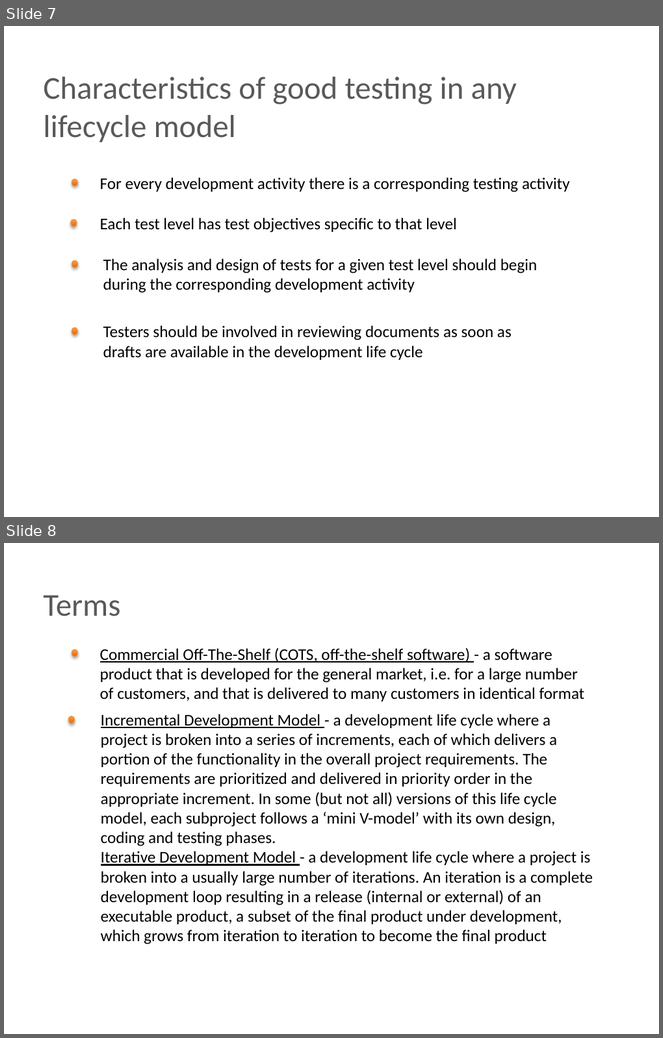
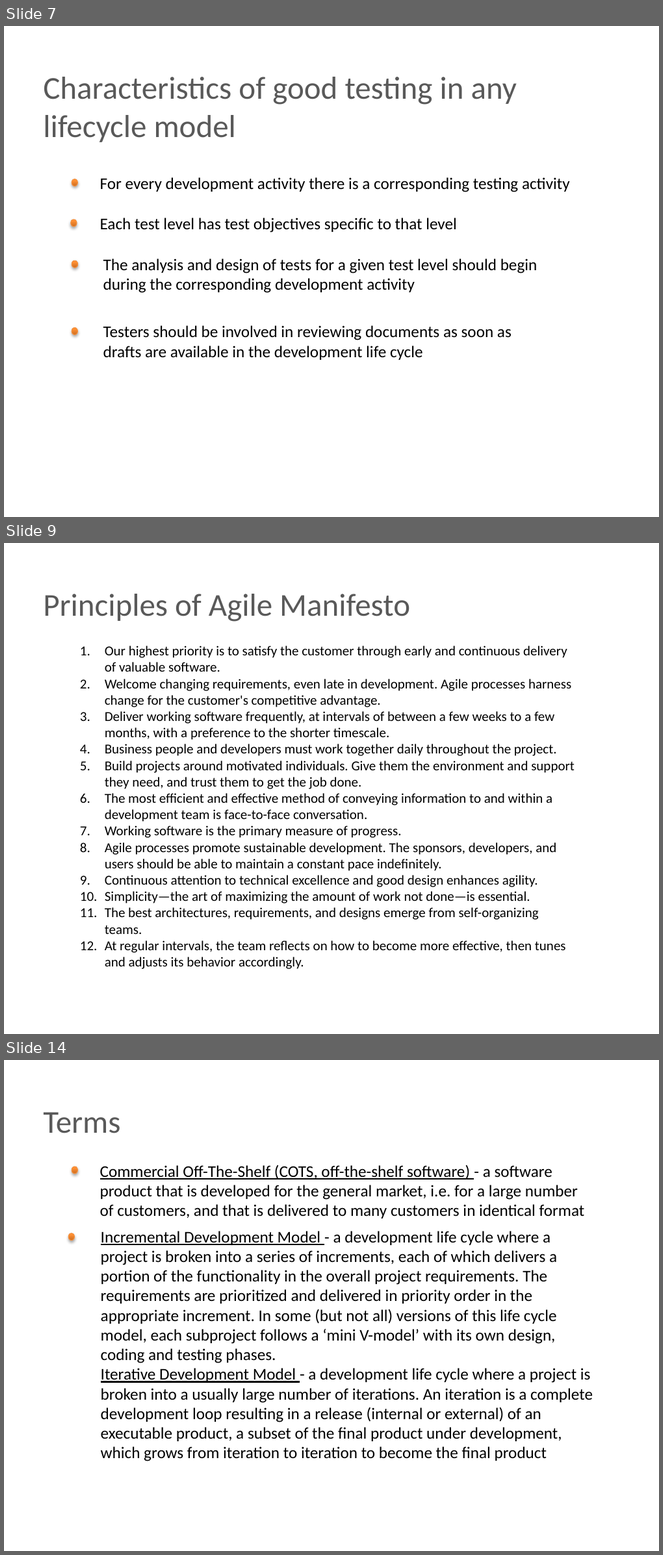
Before and after one commit to BigRacer/swtesting, a slide deck: inna/Занятие2/Занятие 2.pptx. Shown one above the other, each under a label of ours: slides 7 and 8 before the commit, slides 7, 9 and 14 after it; the slides between them are not shown. The pictures are 663x1038 and 663x1555 pixels, drawn with LibreOffice and Linux fonts; fonts in the diff are those of the drawing; background and template pictures are left out. Boxes give left, top, right and bottom in pixels: in the first picture for what was removed or moved away, otherwise in the second. Text is boxed around its words. In the diff, an @@ line names an element or a change of style, - is before the commit and + after.

```diff
--- a/inna/Занятие2/Занятие 2.pptx
+++ b/inna/Занятие2/Занятие 2.pptx
@@ slide 9 added at bbox=[4, 543, 659, 1034], background picture (left out) @@
@@ text added at bbox=[43, 594, 410, 622], 35 pt, text #595959 @@
+Principles of Agile Manifesto
@@ text added at bbox=[105, 646, 575, 969], 15 pt, text #000000 @@
+1. Our highest priority is to satisfy the customer through early and continuous delivery of valuable software.
+2. Welcome changing requirements, even late in development. Agile processes harness change for the customer's competitive advantage.
+3. Deliver working software frequently, at intervals of between a few weeks to a few months, with a preference to the shorter timescale.
+4. Business people and developers must work together daily throughout the project.
+5. Build projects around motivated individuals. Give them the environment and support they need, and trust them to get the job done.
+6. The most efficient and effective method of conveying information to and within a development team is face-to-face conversation.
+7. Working software is the primary measure of progress.
+8. Agile processes promote sustainable development. The sponsors, developers, and users should be able to maintain a constant pace indefinitely.
+9. Continuous attention to technical excellence and good design enhances agility.
+10. Simplicity—the art of maximizing the amount of work not done—is essential.
+11. The best architectures, requirements, and designs emerge from self-organizing teams.
+12. At regular intervals, the team reflects on how to become more effective, then tunes and adjusts its behavior accordingly.
@@ what was slide 8 is now slide 14 @@
```
Also in this commit, not shown: 5 other slides added.
